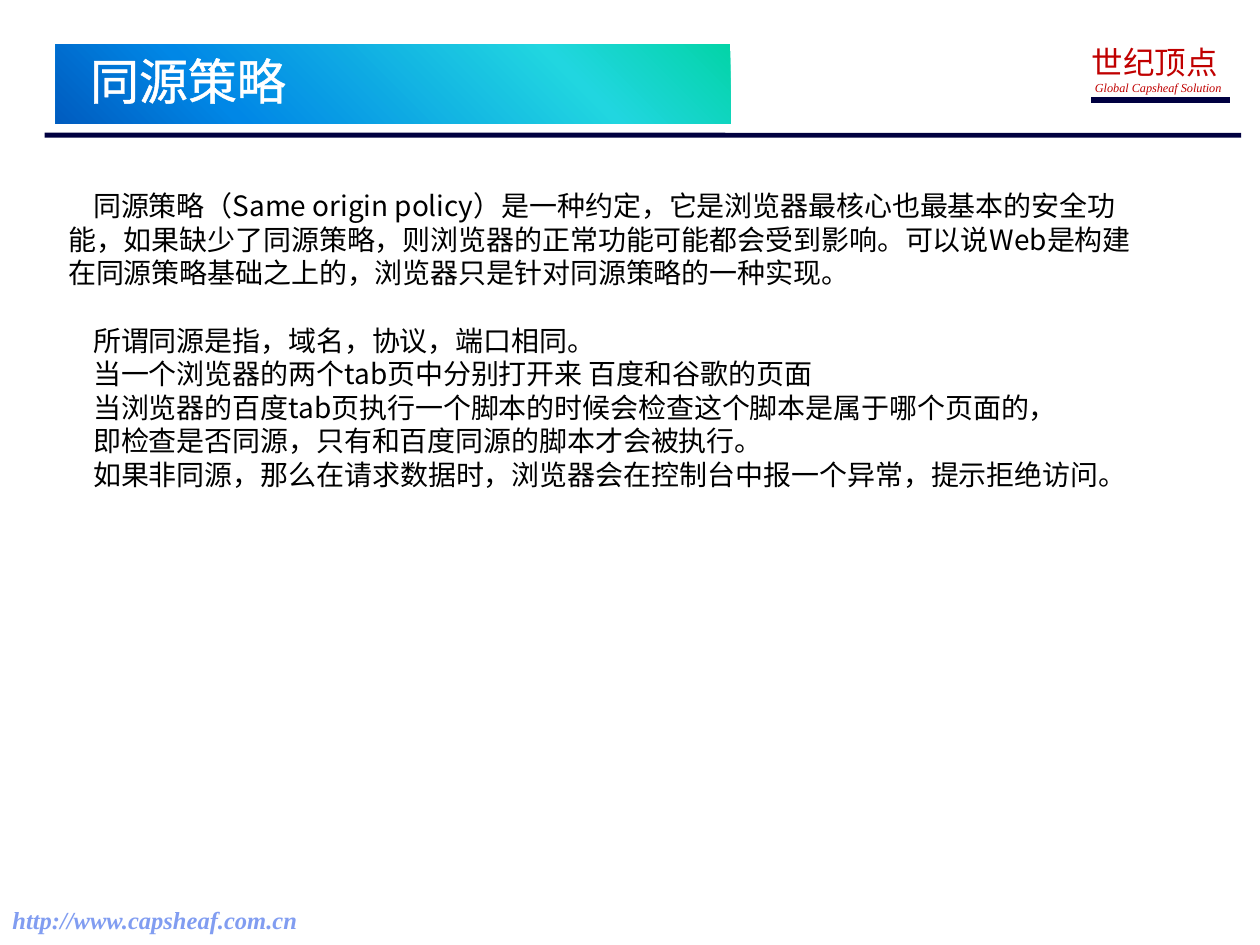
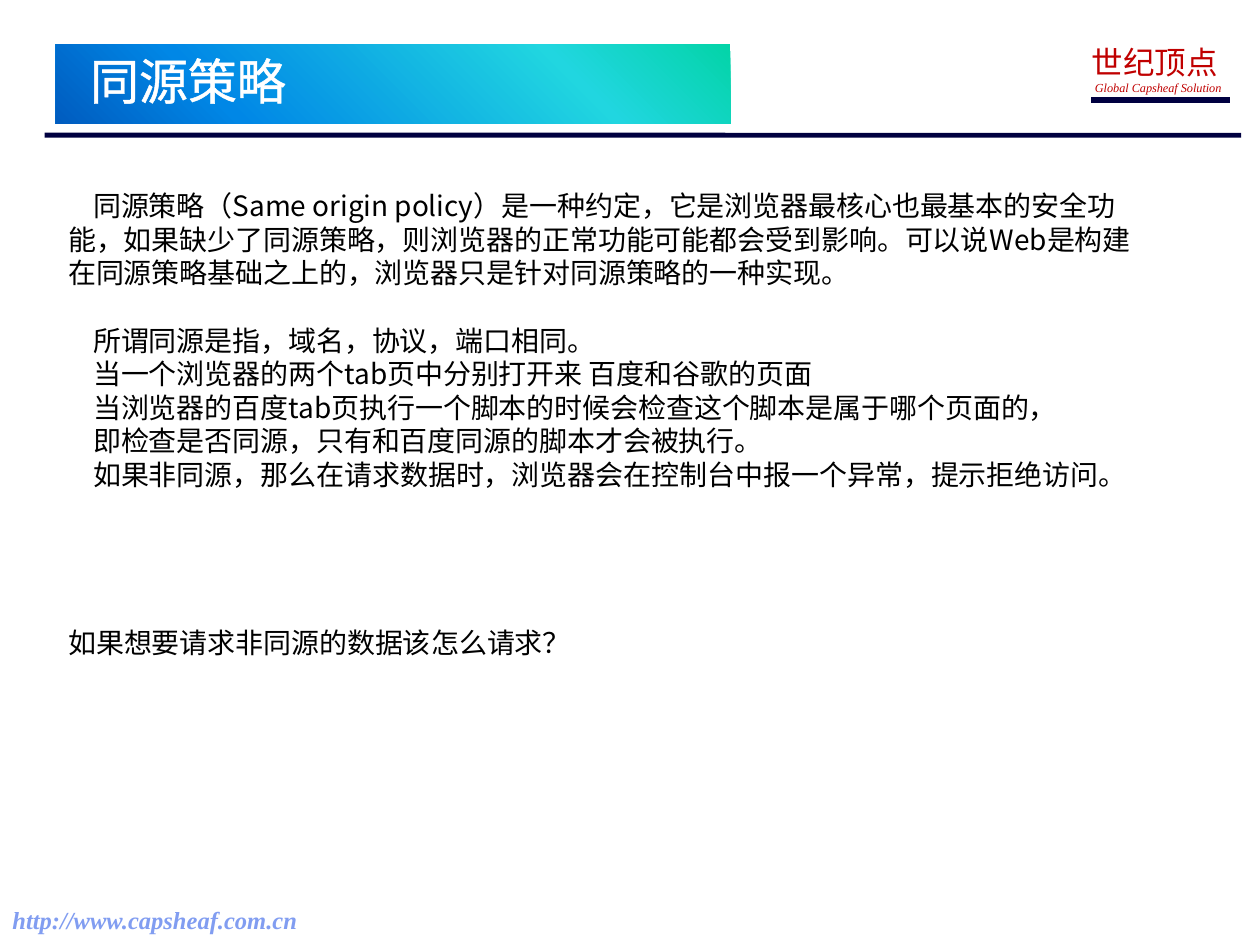
Before and after one commit to wangxia34/vue-houtaiguanli, a slide deck: slide 19 of html/前端分享.pptx. Drawn at 1260x945 pixels with LibreOffice and Linux fonts; fonts in the diff are those of the drawing; background and template pictures are left out. Boxes give left, top, right and bottom in pixels: in the first picture for what was removed or moved away, otherwise in the second. Text is boxed around its words. In the diff, an @@ line names an element or a change of style, - is before the commit and + after.

```diff
--- a/html/前端分享.pptx
+++ b/html/前端分享.pptx
@@ text at [68,629,571,656]: paragraph added @@
+如果想要请求非同源的数据该怎么请求？
```
Also in this commit, not shown: 2 other slides changed, 2 slides added.
